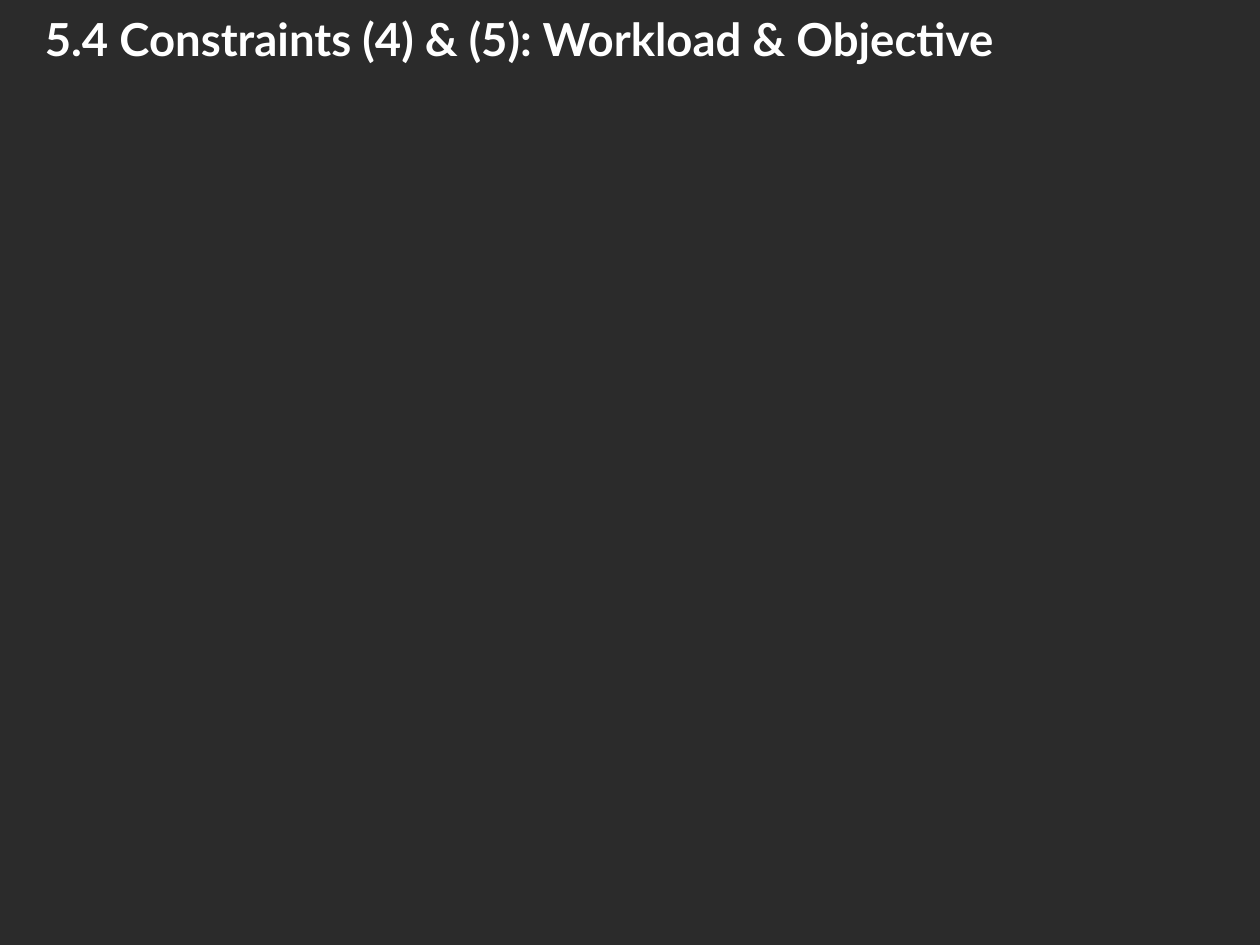
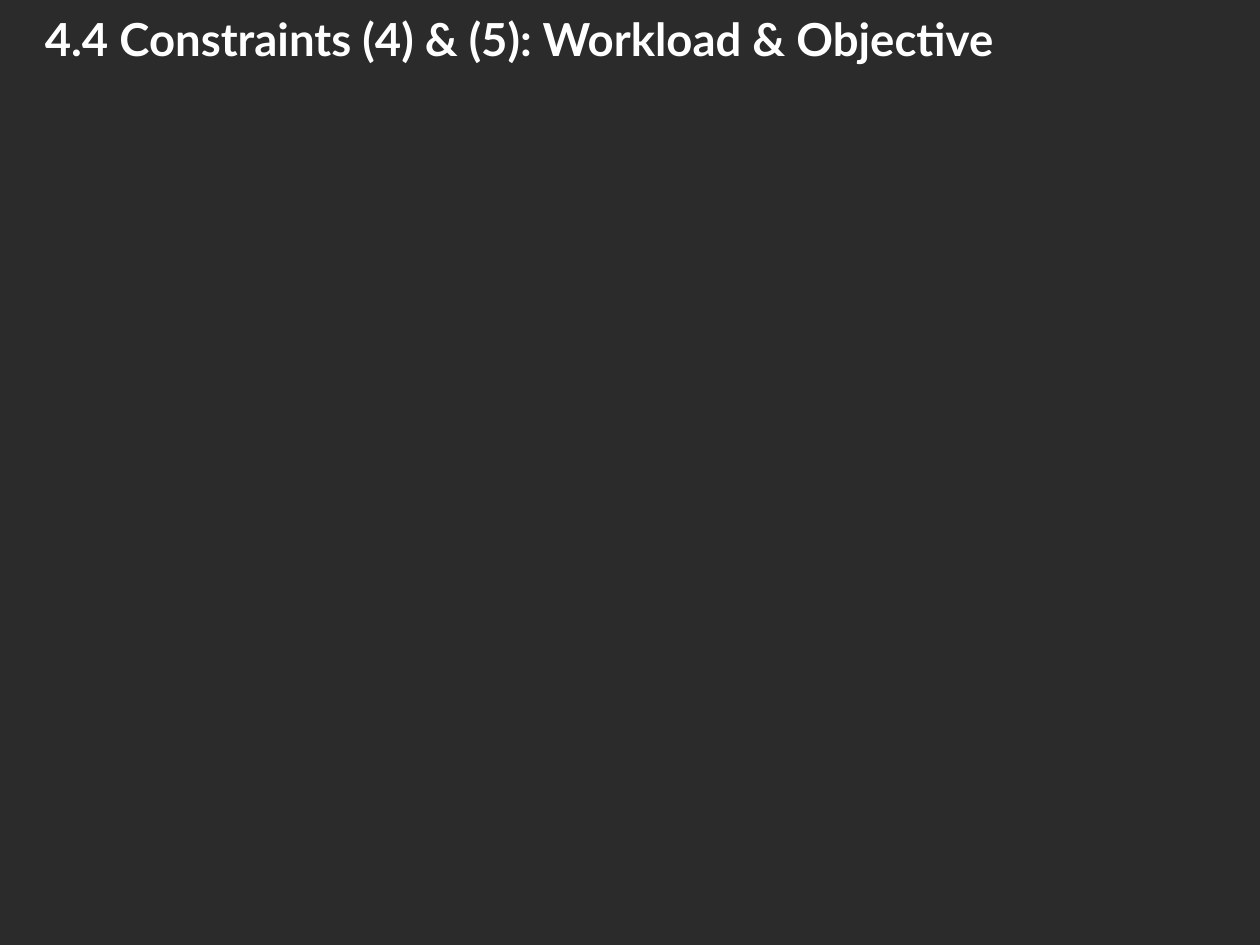
Before and after one commit to meeGit-dpm/167686_Project_Optimization, a slide deck: slide 19 of Report/FundOptG5.pptx (slide 25 before the commit). Drawn at 1260x945 pixels with LibreOffice and Linux fonts; fonts in the diff are those of the drawing; grey boxes stand for pictures; background and template pictures are left out; a plain dark background stands for a picture behind light text. Boxes give left, top, right and bottom in pixels: in the first picture for what was removed or moved away, otherwise in the second. Text is boxed around its words. In the diff, an @@ line names an element or a change of style, - is before the commit and + after.

```diff
--- a/Report/FundOptG5.pptx
+++ b/Report/FundOptG5.pptx
@@ title at (45,20,993,64): text changed @@
-5.4 Constraints (4) & (5): Workload & Objective
+4.4 Constraints (4) & (5): Workload & Objective
```
Also in this commit, not shown: 22 other slides changed, 4 slides removed.
